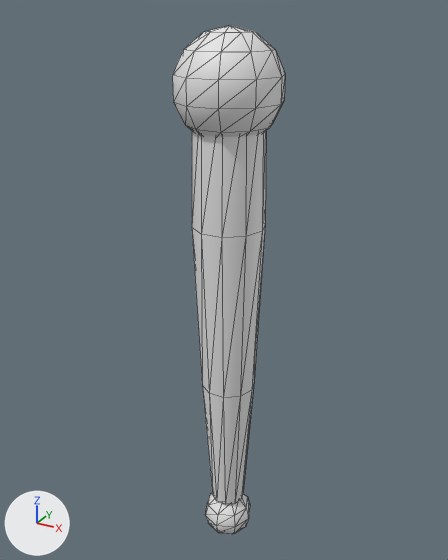
A saved change to the FBX model Assets/_Project/Art/Models/claw_prong.fbx.
The view is the same before and after, from a camera (50 mm lens) standing at (0.106, -0.197, 0.025) and looking at (-0.008, 0.01, -0.078). Every picture has the same lights, and +X, +Y and +Z are marked at lower left. The older version comes first. Mesh edges are drawn as thin lines. Where no turn or scale is listed for an object, it has been applied to the vertices. Vertices at exactly the same position are counted once.

The scene before the commit, as lines of its bpy script (objects in view):
```python
me_claw_prong = bpy.data.meshes.new('claw_prong')
me_claw_prong.from_pydata(...)  # 144 vertices, 260 faces; spans x -0.02..0.02, y -0.019..0.019, z -0.201..0.02
# faces by material slot: [180, 80]
me_claw_prong.materials.append(mat_metal)  # white #e7e7e7
me_claw_prong.materials.append(mat_rubber)  # white #e7e7e7
ob_claw_prong = bpy.data.objects.new('claw_prong', me_claw_prong)
ob_claw_prong.location = (0.0, 0.0, 0.0)
```
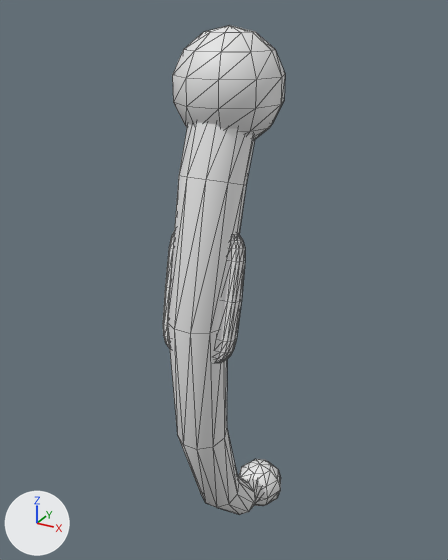
The change in detail:
me_claw_prong is used by ob_claw_prong; location (0.0, 0.0, 0.0).
me_claw_prong had 144 vertices, 260 faces and spanned x -0.02..0.02, y -0.019..0.019, z -0.201..0.02.
me_claw_prong now has 396 vertices, 760 faces and spans x -0.02..0.02, y -0.034..0.046, z -0.212..0.02.
me_claw_prong part 1: the loose piece of 42 vertices spanning x -0.011..0.011, y -0.011..0.011, z -0.201..-0.179 is moved by (0.0, 0.034, -0.01).
me_claw_prong part 2: a new loose piece of 222 vertices spanning x -0.015..0.015, y -0.028..-0.012, z -0.095..-0.045, in mat_metal (white #e7e7e7).
Part 3, on me_claw_prong:
4 vertices in x -0.009..0.009, y 0.006..0.01, z -0.12 move by (0.0, -0.024, 0.039).
4 vertices in x -0.009..0.009, y -0.01..-0.006, z -0.12 move by (0.0, -0.024, 0.041).
32 vertices move from x -0.014..0.014, y -0.013..0.013, z -0.18..0.0 to x -0.012..0.012, y -0.031..0.011, z -0.132..0.004.
30 vertices are added at x -0.009..0.009, y -0.016..0.035, z -0.206..-0.166.
60 new faces join them, mat_metal (white #e7e7e7).

What differs and where, as boxes (x1, y1, x2, y2) in the pictures (448 x 560 px; the box of a moved part takes in the faces that stretch with it):
'claw_prong', reshaped (8% wider)
    before: (172, 25, 285, 534)
    after: (163, 25, 285, 515)
part 1 of me_claw_prong, moved or reshaped
    before: (205, 493, 250, 534)
    after: (239, 459, 281, 506)
part 2 of me_claw_prong, added
    after: (163, 232, 245, 363)
part 3 of me_claw_prong, moved or reshaped
    before: (192, 131, 265, 234)
    after: (178, 122, 263, 515)
